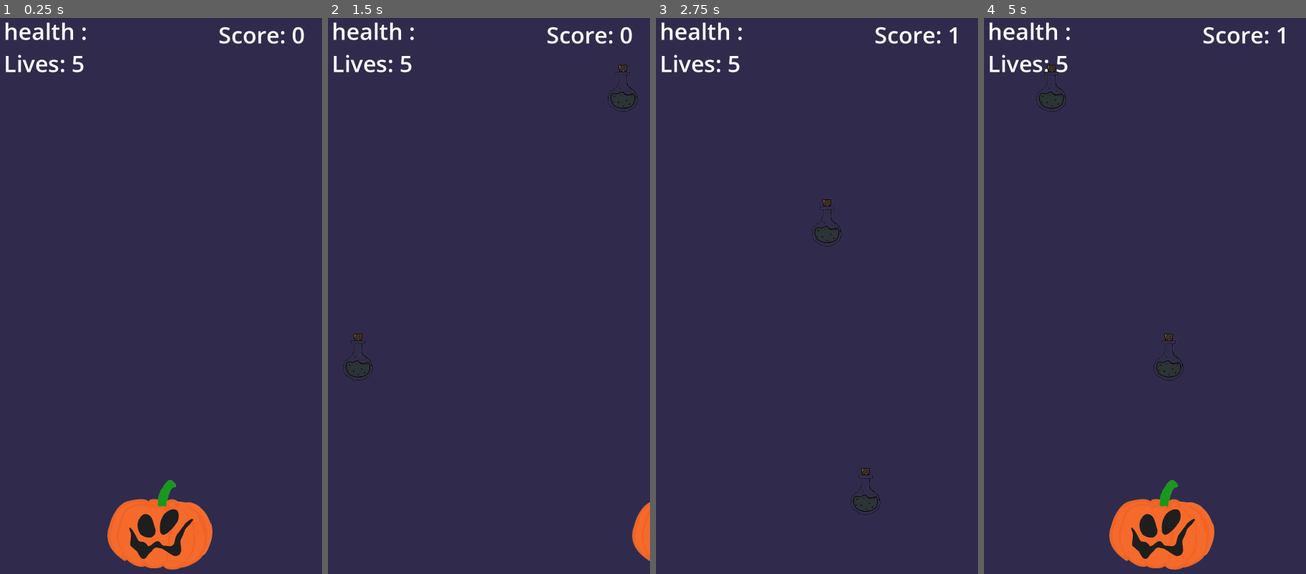
Above: before the commit, frames 1-4 (left to right).
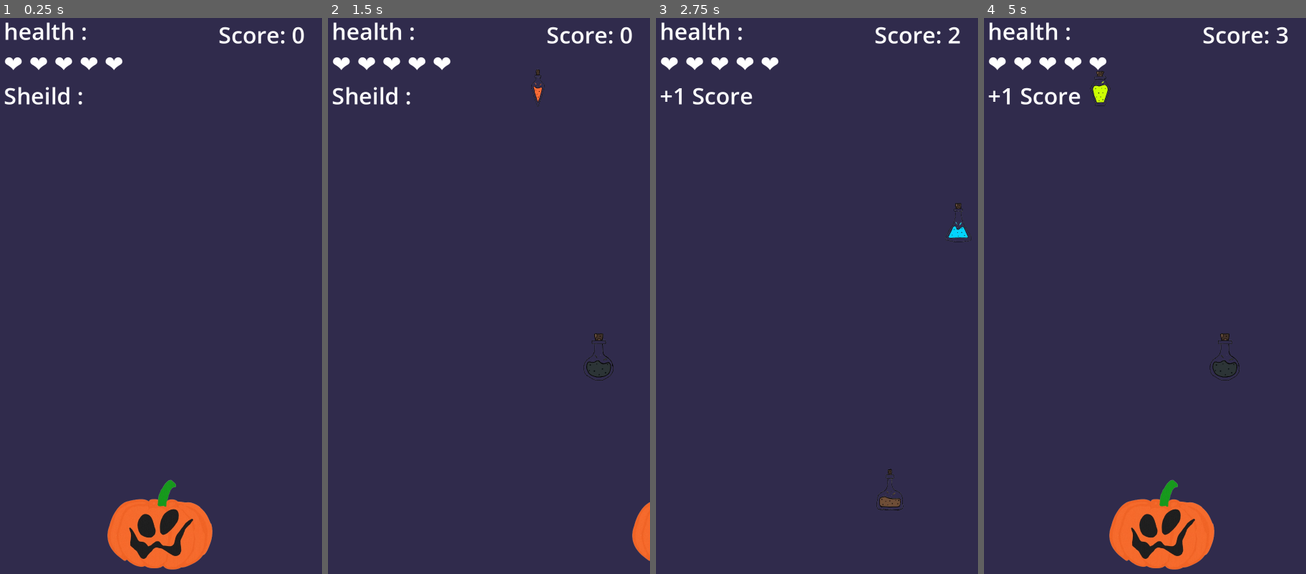
Above: after the commit, the same moments.

Repository: DruvanKarthik/Mr_Pumpkin
Game: Godot game, scene res://Scenes/background.tscn
Two runs of this game, one before a commit and one after it. Both use one fixed random seed, a clock stepped at 60 frames per second and the inputs below.
Inputs:
- Up to frame 1 (0.25 s): no input
- Up to frame 2 (1.5 s): tap Enter at 0.5 s; hold Right (ui_right) 0.53-1.28 s; hold Left (ui_left) from 1.28 s (still down)
- Up to frame 3 (2.75 s): release Left (ui_left) at 2.03 s; hold Right (ui_right) from 2.03 s (still down)
- Up to frame 4 (5 s): release Right (ui_right) at 3.53 s; hold Left (ui_left) from 3.53 s (still down)

The runs differ from the first frame. In frame 1, 0.9% of the frame differs, in the area x 1-38%, y 6-16%; in frame 2, 1.4%; in frame 3, 1.5%, in the area x 1-98%, y 1-90%; in frame 4, 1.5%.

Commit message:
The new scenes for potions is added and teh logic of each potion fuctionality is written down

Diff:
--- a/new-game-project/Scenes/background.tscn
+++ b/new-game-project/Scenes/background.tscn
@@ -45,5 +45,13 @@
 scale = Vector2(0.4, 0.4)
 text = "Lives: 5"
 
+[node name="ShieldLabel" type="Label" parent="."]
+offset_left = 1.0
+offset_top = 20.0
+offset_right = 49.0
+offset_bottom = 43.0
+scale = Vector2(0.4, 0.4)
+text = "Sheild : "
+
 [connection signal="potion_collected" from="Player" to="." method="_on_player_potion_collected"]
 [connection signal="timeout" from="Timer" to="." method="_on_timer_timeout"]
--- a/new-game-project/Scenes/potion.tscn
+++ b/new-game-project/Scenes/potion_black.tscn
@@ -1,23 +1,22 @@
 [gd_scene load_steps=4 format=3 uid="uid://dbhbj4smt8dfc"]
 
-[ext_resource type="Script" uid="uid://b2hp3x3q0dbh" path="res://Scripts/potion.gd" id="1_nymo1"]
-[ext_resource type="Texture2D" uid="uid://cg8syai8cu7is" path="res://Assets/Pumpkin game/Potions sprite/Back potion/1000127573-removebg-preview.png" id="2_xi5ht"]
+[ext_resource type="Script" uid="uid://b2hp3x3q0dbh" path="res://Scripts/potion.gd" id="1_dcse6"]
+[ext_resource type="Texture2D" uid="uid://cg8syai8cu7is" path="res://Assets/Pumpkin game/Potions sprite/Black potion/1000127573-removebg-preview.png" id="2_6dsgf"]
 
 [sub_resource type="CapsuleShape2D" id="CapsuleShape2D_nymo1"]
 radius = 4.0
 height = 14.0
 
 [node name="potion" type="Area2D" groups=["potion"]]
-script = ExtResource("1_nymo1")
+script = ExtResource("1_dcse6")
 
 [node name="1000127573-removebg-preview" type="Sprite2D" parent="."]
 position = Vector2(-2.86102e-06, -1.78814e-06)
 scale = Vector2(0.034, 0.034)
-texture = ExtResource("2_xi5ht")
+texture = ExtResource("2_6dsgf")
 
 [node name="CollisionShape2D" type="CollisionShape2D" parent="."]
 position = Vector2(2.27374e-13, 1.13687e-13)
-scale = Vector2(1, 1)
 shape = SubResource("CapsuleShape2D_nymo1")
 
 [connection signal="area_entered" from="." to="." method="_on_area_entered"]
--- /dev/null
+++ b/new-game-project/Scenes/potion_brown.tscn
@@ -0,0 +1,22 @@
+[gd_scene load_steps=4 format=3 uid="uid://blc1djuhqep5l"]
+
+[ext_resource type="Script" uid="uid://b2hp3x3q0dbh" path="res://Scripts/potion.gd" id="1_y2xka"]
+[ext_resource type="Texture2D" uid="uid://bcwoprdscyaqr" path="res://Assets/Pumpkin game/Potions sprite/Brown potion/1000127578-removebg-preview.png" id="2_y2xka"]
+
+[sub_resource type="CapsuleShape2D" id="CapsuleShape2D_nymo1"]
+radius = 4.0
+height = 14.0
+
+[node name="potion" type="Area2D" groups=["potion"]]
+script = ExtResource("1_y2xka")
+
+[node name="1000127578-removebg-preview" type="Sprite2D" parent="."]
+position = Vector2(-1.78814e-07, -0.5)
+scale = Vector2(0.0223714, 0.0304114)
+texture = ExtResource("2_y2xka")
+
+[node name="CollisionShape2D" type="CollisionShape2D" parent="."]
+position = Vector2(2.27374e-13, 1.13687e-13)
+shape = SubResource("CapsuleShape2D_nymo1")
+
+[connection signal="area_entered" from="." to="." method="_on_area_entered"]
--- /dev/null
+++ b/new-game-project/Scenes/potion_dark_green.tscn
@@ -0,0 +1,22 @@
+[gd_scene load_steps=4 format=3 uid="uid://bs5rdgxqp6j81"]
+
+[ext_resource type="Script" uid="uid://b2hp3x3q0dbh" path="res://Scripts/potion.gd" id="1_35h55"]
+[ext_resource type="Texture2D" uid="uid://bea6epu626ouu" path="res://Assets/Pumpkin game/Potions sprite/Dark green potion/1000127574-removebg-preview.png" id="2_2l52i"]
+
+[sub_resource type="CapsuleShape2D" id="CapsuleShape2D_nymo1"]
+radius = 4.0
+height = 14.0
+
+[node name="potion" type="Area2D" groups=["potion"]]
+script = ExtResource("1_35h55")
+
+[node name="1000127577-removebg-preview" type="Sprite2D" parent="."]
+position = Vector2(-2.26498e-06, 2.38419e-07)
+scale = Vector2(0.025, 0.025)
+texture = ExtResource("2_2l52i")
+
+[node name="CollisionShape2D" type="CollisionShape2D" parent="."]
+position = Vector2(2.27374e-13, 1.13687e-13)
+shape = SubResource("CapsuleShape2D_nymo1")
+
+[connection signal="area_entered" from="." to="." method="_on_area_entered"]
--- /dev/null
+++ b/new-game-project/Scenes/potion_green.tscn
@@ -0,0 +1,21 @@
+[gd_scene load_steps=4 format=3 uid="uid://c40eso3try3da"]
+
+[ext_resource type="Script" uid="uid://b2hp3x3q0dbh" path="res://Scripts/potion.gd" id="1_17bru"]
+[ext_resource type="Texture2D" uid="uid://cwtl5pxify4h2" path="res://Assets/Pumpkin game/Potions sprite/Green potion/1000127571-removebg-preview.png" id="2_17bru"]
+
+[sub_resource type="CapsuleShape2D" id="CapsuleShape2D_nymo1"]
+radius = 4.0
+height = 14.0
+
+[node name="potion" type="Area2D" groups=["potion"]]
+script = ExtResource("1_17bru")
+
+[node name="1000127571-removebg-preview" type="Sprite2D" parent="."]
+scale = Vector2(0.024, 0.024)
+texture = ExtResource("2_17bru")
+
+[node name="CollisionShape2D" type="CollisionShape2D" parent="."]
+position = Vector2(2.27374e-13, 1.13687e-13)
+shape = SubResource("CapsuleShape2D_nymo1")
+
+[connection signal="area_entered" from="." to="." method="_on_area_entered"]
--- /dev/null
+++ b/new-game-project/Scenes/potion_light_blue.tscn
@@ -0,0 +1,21 @@
+[gd_scene load_steps=4 format=3 uid="uid://bdekwutks21y5"]
+
+[ext_resource type="Script" uid="uid://b2hp3x3q0dbh" path="res://Scripts/potion.gd" id="1_jfaix"]
+[ext_resource type="Texture2D" uid="uid://smxx6blea6h2" path="res://Assets/Pumpkin game/Potions sprite/Light blue potion/1000127575-removebg-preview.png" id="2_jfaix"]
+
+[sub_resource type="CapsuleShape2D" id="CapsuleShape2D_nymo1"]
+radius = 4.0
+height = 14.0
+
+[node name="potion" type="Area2D" groups=["potion"]]
+script = ExtResource("1_jfaix")
+
+[node name="1000127575-removebg-preview" type="Sprite2D" parent="."]
+scale = Vector2(0.025, 0.025)
+texture = ExtResource("2_jfaix")
+
+[node name="CollisionShape2D" type="CollisionShape2D" parent="."]
+position = Vector2(2.27374e-13, 1.13687e-13)
+shape = SubResource("CapsuleShape2D_nymo1")
+
+[connection signal="area_entered" from="." to="." method="_on_area_entered"]
--- /dev/null
+++ b/new-game-project/Scenes/potion_orange.tscn
@@ -0,0 +1,22 @@
+[gd_scene load_steps=4 format=3 uid="uid://bemn40sw131ft"]
+
+[ext_resource type="Script" uid="uid://b2hp3x3q0dbh" path="res://Scripts/potion.gd" id="1_rfmd3"]
+[ext_resource type="Texture2D" uid="uid://y8bfgelbag25" path="res://Assets/Pumpkin game/Potions sprite/Orange potion/1000127576-removebg-preview.png" id="2_rfmd3"]
+
+[sub_resource type="CapsuleShape2D" id="CapsuleShape2D_nymo1"]
+radius = 4.0
+height = 14.0
+
+[node name="potion" type="Area2D" groups=["potion"]]
+script = ExtResource("1_rfmd3")
+
+[node name="1000127577-removebg-preview" type="Sprite2D" parent="."]
+position = Vector2(-2.26498e-06, 2.38419e-07)
+scale = Vector2(0.025, 0.025)
+texture = ExtResource("2_rfmd3")
+
+[node name="CollisionShape2D" type="CollisionShape2D" parent="."]
+position = Vector2(2.27374e-13, 1.13687e-13)
+shape = SubResource("CapsuleShape2D_nymo1")
+
+[connection signal="area_entered" from="." to="." method="_on_area_entered"]
--- /dev/null
+++ b/new-game-project/Scenes/potion_purple.tscn
@@ -0,0 +1,22 @@
+[gd_scene load_steps=4 format=3 uid="uid://dn3nh5iyfxk2"]
+
+[ext_resource type="Script" uid="uid://b2hp3x3q0dbh" path="res://Scripts/potion.gd" id="1_risu2"]
+[ext_resource type="Texture2D" uid="uid://ch3hvq7vb6kro" path="res://Assets/Pumpkin game/Potions sprite/Purple potion/1000127577-removebg-preview.png" id="2_risu2"]
+
+[sub_resource type="CapsuleShape2D" id="CapsuleShape2D_nymo1"]
+radius = 4.0
+height = 14.0
+
+[node name="potion" type="Area2D" groups=["potion"]]
+script = ExtResource("1_risu2")
+
+[node name="1000127577-removebg-preview" type="Sprite2D" parent="."]
+position = Vector2(-2.26498e-06, 2.38419e-07)
+scale = Vector2(0.025, 0.025)
+texture = ExtResource("2_risu2")
+
+[node name="CollisionShape2D" type="CollisionShape2D" parent="."]
+position = Vector2(2.27374e-13, 1.13687e-13)
+shape = SubResource("CapsuleShape2D_nymo1")
+
+[connection signal="area_entered" from="." to="." method="_on_area_entered"]
--- /dev/null
+++ b/new-game-project/Scenes/potion_red.tscn
@@ -0,0 +1,22 @@
+[gd_scene load_steps=4 format=3 uid="uid://cbf20xpr6xckf"]
+
+[ext_resource type="Script" uid="uid://b2hp3x3q0dbh" path="res://Scripts/potion.gd" id="1_3b70j"]
+[ext_resource type="Texture2D" uid="uid://cpy62rnkklyjp" path="res://Assets/Pumpkin game/Potions sprite/Red potion/1000127572-removebg-preview.png" id="2_3b70j"]
+
+[sub_resource type="CapsuleShape2D" id="CapsuleShape2D_nymo1"]
+radius = 4.0
+height = 14.0
+
+[node name="potion" type="Area2D" groups=["potion"]]
+script = ExtResource("1_3b70j")
+
+[node name="1000127577-removebg-preview" type="Sprite2D" parent="."]
+position = Vector2(-2.26498e-06, 2.38419e-07)
+scale = Vector2(0.025, 0.025)
+texture = ExtResource("2_3b70j")
+
+[node name="CollisionShape2D" type="CollisionShape2D" parent="."]
+position = Vector2(2.27374e-13, 1.13687e-13)
+shape = SubResource("CapsuleShape2D_nymo1")
+
+[connection signal="area_entered" from="." to="." method="_on_area_entered"]
--- a/new-game-project/Scripts/background.gd
+++ b/new-game-project/Scripts/background.gd
@@ -1,37 +1,101 @@
 extends Node2D
 
-var potion_scene = preload("res://Scenes/potion.tscn")
+# preload all 8 potion scenes
+var potion_scenes = {
+	"black":      preload("res://Scenes/potion_black.tscn"),
+	"green":      preload("res://Scenes/potion_green.tscn"),
+	"purple":     preload("res://Scenes/potion_purple.tscn"),
+	"light_blue": preload("res://Scenes/potion_light_blue.tscn"),
+	"brown":      preload("res://Scenes/potion_brown.tscn"),
+	"dark_green": preload("res://Scenes/potion_dark_green.tscn"),
+	"red":        preload("res://Scenes/potion_red.tscn"),
+	"orange":     preload("res://Scenes/potion_orange.tscn")
+}
+
+var potion_types = ["black","green","purple","light_blue","brown","dark_green","red","orange"]
 
 var score = 0
+var lives = 5
 
 @onready var score_label = $ScoreLabel
+@onready var lives_label = $LivesLabel
+@onready var shield_label = $ShieldLabel
 @onready var player = $Player
-@onready var health_label = $HealthLabel #adding the health label
-@onready var lives_label = $LivesLabel #adding the lives label
-
 
 func _ready():
 	randomize()
+	player.potion_collected.connect(_on_potion_collected)
+	player.lose_life.connect(_on_lose_life)
+	update_score()
+	update_lives()
 
-	player.potion_collected.connect(_on_potion_collected)
+func _on_timer_timeout():
+	var random_type = potion_types[randi() % potion_types.size()]
+	var new_potion = potion_scenes[random_type].instantiate()
+	var random_x = randf_range(0, get_viewport_rect().size.x)
+	new_potion.position = Vector2(random_x, -50)
+	add_child(new_potion)
+
+func _on_potion_collected(potion_type: String):
+	player.apply_potion(potion_type)
+
+	match potion_type:
+		"black":
+			score += 1
+			show_message("+1 Score", Color(1, 1, 1))
+		"green":
+			score += 10
+			show_message("+10 Score!", Color(0.4, 1.0, 0.4))
+		"purple":
+			lives += 1
+			update_lives()
+			show_message("+1 Life ❤️", Color(0.8, 0.0, 0.8))
+		"light_blue":
+			if not player.is_shielded:
+				lives -= 1
+				update_lives()
+				show_message("Ouch! -1 Life 💧", Color(0.5, 0.8, 1.0))
+		"brown":
+			score += 5
+			show_message("+5 Score! Size Up!", Color(0.6, 0.3, 0.1))
+		"dark_green":
+			show_message("Speed Boost! 💨", Color(0.0, 0.8, 0.0))
+		"red":
+			if player.has_brown:
+				score += 10
+				show_message("+10 Red Bonus!", Color(1.0, 0.0, 0.0))
+			elif not player.is_shielded:
+				lives -= 1
+				update_lives()
+				show_message("Danger! -1 Life!", Color(1.0, 0.0, 0.0))
+		"orange":
+			show_message("Shielded for 10s! 🛡", Color(1.0, 0.5, 0.0))
 
 	update_score()
+	if lives <= 0:
+		game_over()
 
-func _on_timer_timeout():
-	var new_potion = potion_scene.instantiate()
-
-	var random_x = randf_range(
-		0,
-		get_viewport_rect().size.x
-	)
-
-	new_potion.position = Vector2(random_x, -50)
-
-	add_child(new_potion)
-
-func _on_potion_collected():
-	score += 1
-	update_score()
+func _on_lose_life():
+	lives -= 1
+	update_lives()
+	if lives <= 0:
+		game_over()
 
 func update_score():
-	score_label.text = "Score: " + str(score) # updating score
+	score_label.text = "Score: " + str(score)
+
+func update_lives():
+	var hearts = ""
+	for i in range(lives):
+		hearts += "❤️ "
+	lives_label.text = hearts
+
+func show_message(text: String, color: Color) -> void:
+	shield_label.text = text
+	shield_label.modulate = color
+	await get_tree().create_timer(1.5).timeout
+	shield_label.text = ""
+
+func game_over():
+	print("Game Over!")
+	get_tree().paused = true
--- a/new-game-project/Scripts/player.gd
+++ b/new-game-project/Scripts/player.gd
@@ -1,8 +1,12 @@
 extends CharacterBody2D
 
-signal potion_collected
+signal potion_collected(potion_type)
 
 @export var speed = 100.0
+var has_brown = false
+var is_shielded = false
+var shield_timer = 0.0
+const SHIELD_DURATION = 10.0
 
 func get_input():
 	var input_direction = Input.get_axis("ui_left", "ui_right")
@@ -11,8 +15,41 @@
 func _physics_process(delta):
 	get_input()
 	move_and_slide()
+	if is_shielded:
+		shield_timer -= delta
+		if shield_timer <= 0:
+			is_shielded = false
+			print("Shield ended")
 
 func _on_area_2d_area_entered(area):
 	if area.is_in_group("potions"):
+		var potion_type = area.potion_type
+		emit_signal("potion_collected", potion_type)
 		area.queue_free()
-		emit_signal("potion_collected") # collision detection for collecting score for the potions
+
+func apply_potion(potion_type: String):
+	match potion_type:
+		"black":
+			pass  # just score, handled in background.gd
+		"green":
+			pass  # score bonus, handled in background.gd
+		"purple":
+			pass  # life, handled in background.gd
+		"light_blue":
+			if not is_shielded:
+				emit_signal("lose_life")
+		"brown":
+			has_brown = true
+			scale = Vector2(1.5, 1.5)
+		"dark_green":
+			speed += 100.0
+			print("Speed is now: ", speed)
+		"red":
+			if not has_brown and not is_shielded:
+				emit_signal("lose_life")
+		"orange":
+			is_shielded = true
+			shield_timer = SHIELD_DURATION
+			print("Shield active!")
+
+signal lose_life
--- a/new-game-project/Scripts/potion.gd
+++ b/new-game-project/Scripts/potion.gd
@@ -1,5 +1,6 @@
 extends Area2D
 
+@export var potion_type: String = "black"
 @export var speed = 150.0
 
 func _ready():
@@ -7,6 +8,5 @@
 
 func _process(delta):
 	position.y += speed * delta
-
 	if position.y > get_viewport_rect().size.y + 50:
-		queue_free() # freeing teh que once the potion was collided with player
+		queue_free()
Renamed: new-game-project/Assets/Pumpkin game/Potions sprite/Back potion/1000127573-removebg-preview.png -> new-game-project/Assets/Pumpkin game/Potions sprite/Black potion/1000127573-removebg-preview.png
Not shown, changed: new-game-project/Assets/Pumpkin game/Potions sprite/Black potion/1000127573-removebg-preview.png.import
Renamed: new-game-project/Assets/Pumpkin game/Potions sprite/Back potion/3_20260518_201613_0002.png -> new-game-project/Assets/Pumpkin game/Potions sprite/Black potion/3_20260518_201613_0002.png
Not shown, changed: new-game-project/Assets/Pumpkin game/Potions sprite/Black potion/3_20260518_201613_0002.png.import
Renamed: new-game-project/Assets/Pumpkin game/Potions sprite/Light green potion/1000127574-removebg-preview.png -> new-game-project/Assets/Pumpkin game/Potions sprite/Dark green potion/1000127574-removebg-preview.png
Not shown, changed: new-game-project/Assets/Pumpkin game/Potions sprite/Dark green potion/1000127574-removebg-preview.png.import
Renamed: new-game-project/Assets/Pumpkin game/Potions sprite/Light green potion/4_20260518_201613_0003.png -> new-game-project/Assets/Pumpkin game/Potions sprite/Dark green potion/4_20260518_201613_0003.png
Not shown, changed: new-game-project/Assets/Pumpkin game/Potions sprite/Dark green potion/4_20260518_201613_0003.png.import
